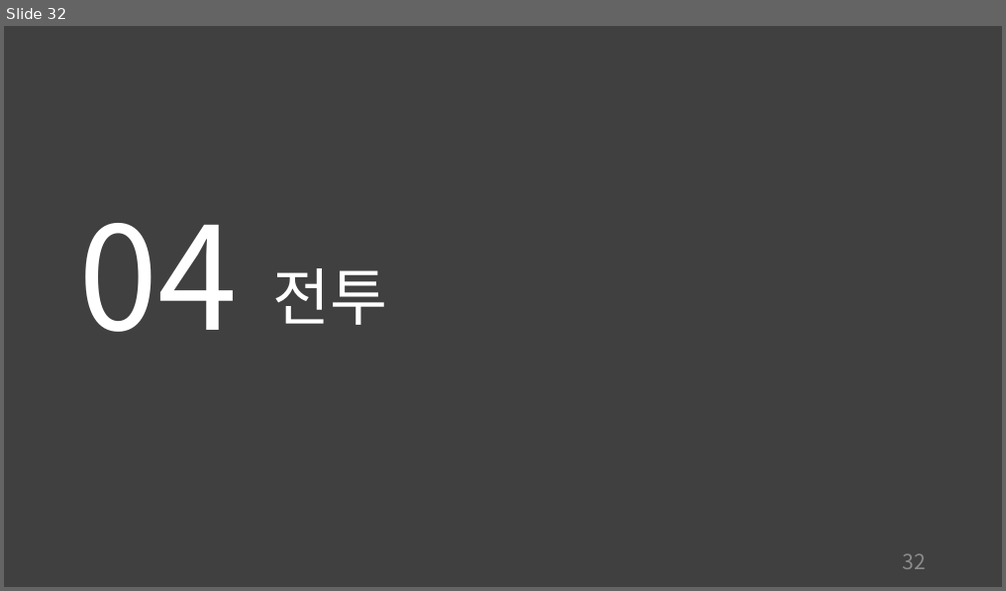
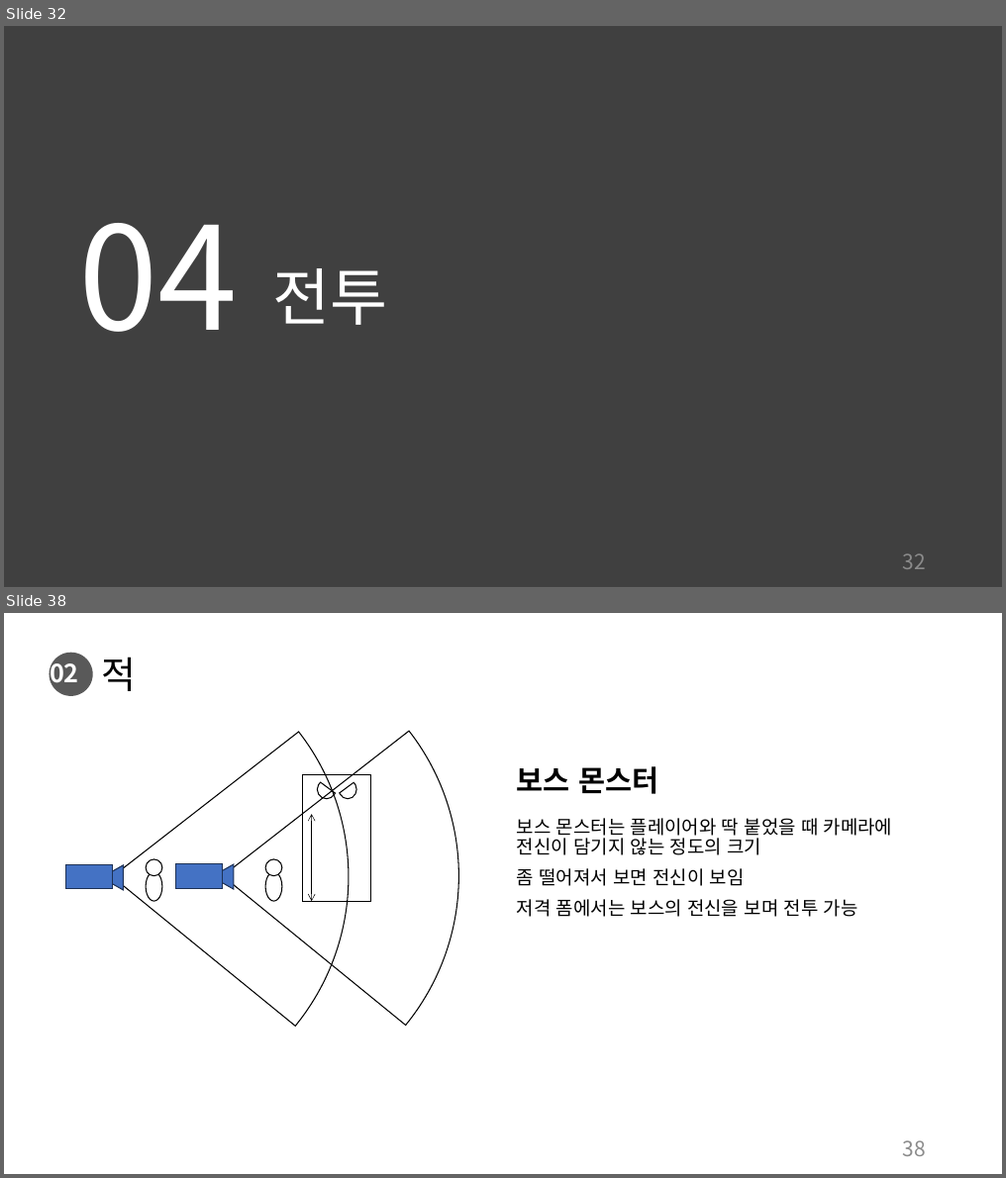
Before and after one commit to charobe/HDB, a slide deck: 조영욱/하자 드 바이오.pptx. Shown one above the other, each under a label of ours: slide 32 before the commit, slides 32 and 38 after it; the slides between them are not shown. The pictures are 1006x591 and 1006x1178 pixels, drawn with LibreOffice and Linux fonts; fonts in the diff are those of the drawing. Boxes give left, top, right and bottom in pixels: in the first picture for what was removed or moved away, otherwise in the second. Text is boxed around its words. In the diff, an @@ line names an element or a change of style, - is before the commit and + after.

```diff
--- a/조영욱/하자 드 바이오.pptx
+++ b/조영욱/하자 드 바이오.pptx
@@ slide 38 added at bbox=[4, 613, 1002, 1174], background #FFFFFF @@
@@ pie slice (boxed as its full ellipse) added at bbox=[4, 640, 459, 1112], outline #000000 1 pt @@
@@ pie slice (boxed as its full ellipse) added at bbox=[4, 641, 349, 1113], outline #000000 1 pt @@
@@ ellipse added at bbox=[49, 653, 92, 696], fill #595959 @@
@@ text added at bbox=[50, 657, 79, 689], 24 pt, text #FFFFFF, bold @@
+02
@@ title added at bbox=[102, 657, 137, 691], 36 pt, text #000000 @@
+적
@@ text added at bbox=[517, 766, 658, 794], 28 pt, text #000000, bold @@
+보스 몬스터
@@ double arrow added from (312, 814) to (312, 901), #000000 0.5 pt @@
@@ text added at bbox=[517, 818, 893, 917], 18 pt, text #000000 @@
+보스 몬스터는 플레이어와 딱 붙었을 때 카메라에 전신이 담기지 않는 정도의 크기
+좀 떨어져서 보면 전신이 보임
+저격 폼에서는 보스의 전신을 보며 전투 가능
@@ rectangle added at bbox=[66, 865, 113, 889], fill #4472C4, outline #1E3256 1 pt @@
@@ triangle added at bbox=[101, 865, 123, 890], fill #4472C4, outline #1E3256 1 pt @@
@@ group added at bbox=[146, 774, 370, 901]: 4 ellipses, 2 chord (boxed as its full ellipse)s, 1 rectangle @@
@@ rectangle added at bbox=[176, 864, 223, 888], fill #4472C4, outline #1E3256 1 pt @@
@@ triangle added at bbox=[211, 864, 233, 889], fill #4472C4, outline #1E3256 1 pt @@
@@ page number added at bbox=[903, 1141, 926, 1157], 20 pt, text #8C8C8C @@
+38
```
Also in this commit, not shown: 3 slides changed, 8 other slides added.
